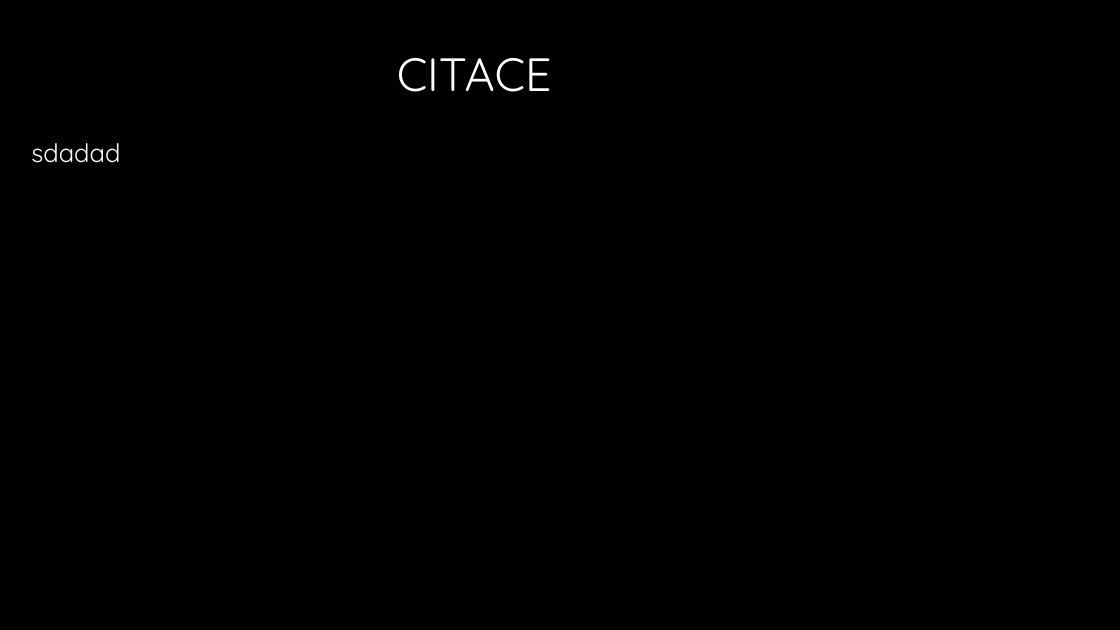
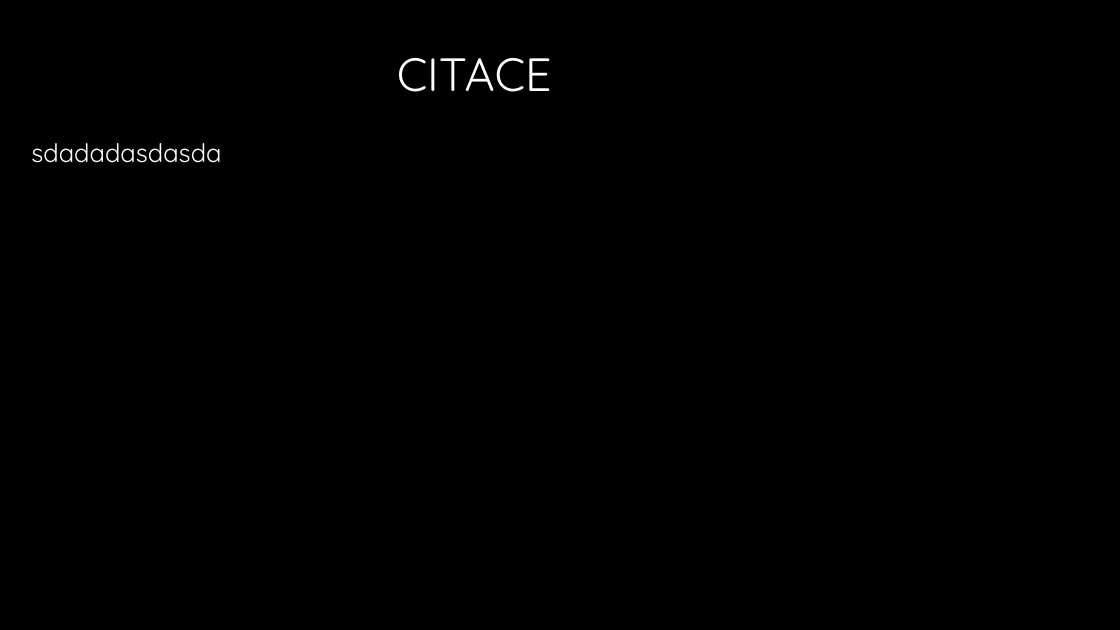
Before and after one commit to teenyRadekr/MojeID, a slide deck: slide 2 of MojeID.pptx. Drawn at 1120x630 pixels with LibreOffice and Linux fonts; fonts in the diff are those of the drawing; background and template pictures are left out. Boxes give left, top, right and bottom in pixels: in the first picture for what was removed or moved away, otherwise in the second. Text is boxed around its words. In the diff, an @@ line names an element or a change of style, - is before the commit and + after.

Commit message:
1.2

```diff
--- a/MojeID.pptx
+++ b/MojeID.pptx
@@ text at bbox=[31, 143, 221, 163]: text changed @@
-sdadad
+sdadadasdasda
```
